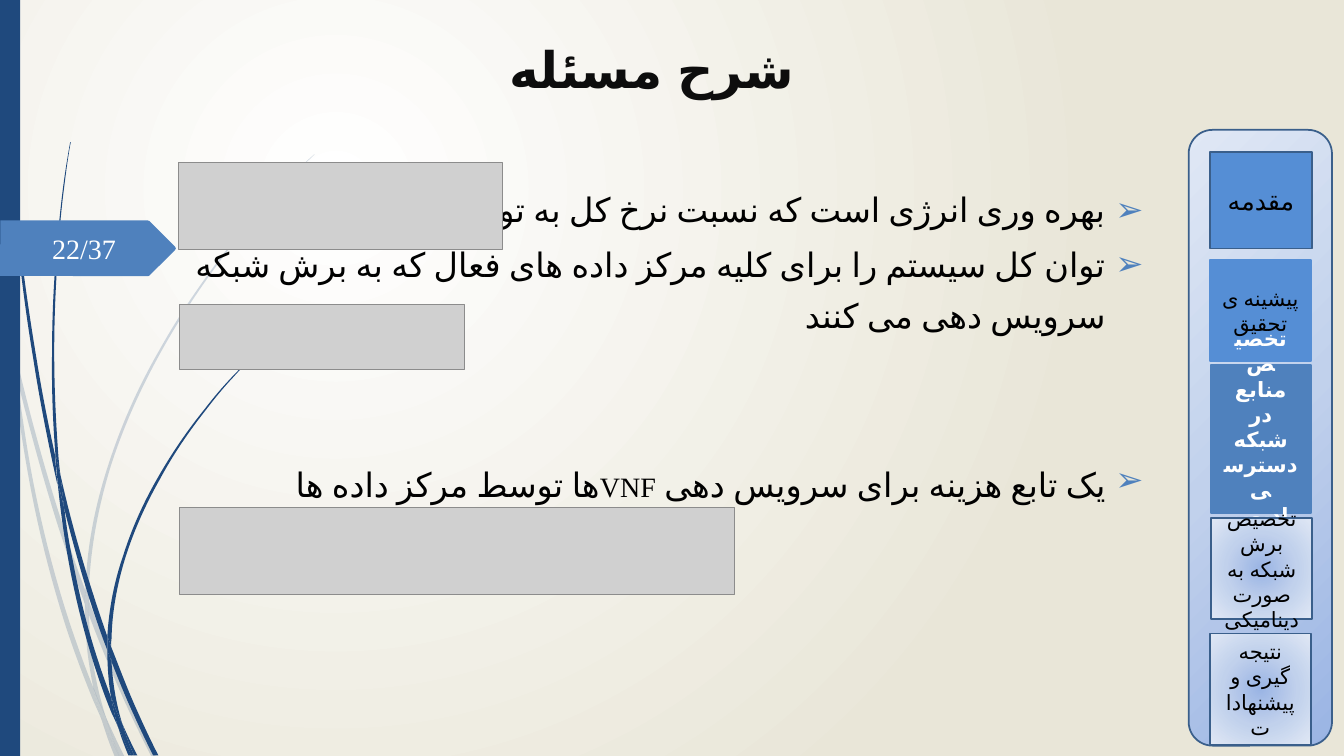
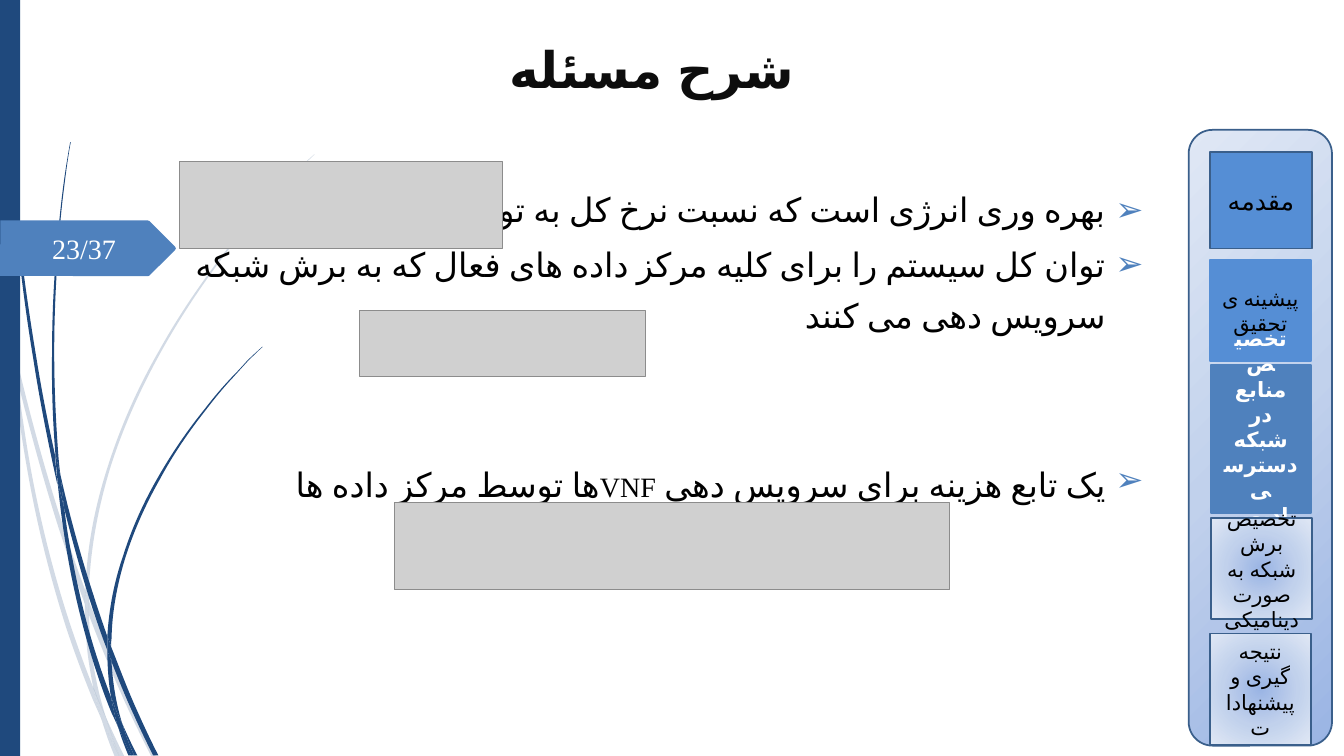
Before and after one commit to mkm1992/phd-project, a slide deck: slide 23 of Latex/tex1/proposal.pptx (slide 22 before the commit). Drawn at 1344x756 pixels with LibreOffice and Linux fonts; fonts in the diff are those of the drawing; grey boxes stand for pictures; background and template pictures are left out. Boxes give left, top, right and bottom in pixels: in the first picture for what was removed or moved away, otherwise in the second. Text is boxed around its words. In the diff, an @@ line names an element or a change of style, - is before the commit and + after.

```diff
--- a/Latex/tex1/proposal.pptx
+++ b/Latex/tex1/proposal.pptx
@@ background gradient #FFFFFF to #EAE7D8 to #FFFFFF @@
@@ page number at bbox=[52, 240, 116, 260]: text changed @@
-22/37
+23/37
@@ picture: place and size @@
-picture at bbox=[179, 304, 465, 370]
+picture at bbox=[360, 311, 645, 376]
@@ picture: place and size @@
-picture at bbox=[179, 508, 735, 595]
+picture at bbox=[394, 503, 950, 590]
```
Also in this commit, not shown: 36 other slides changed, 1 slide added.
